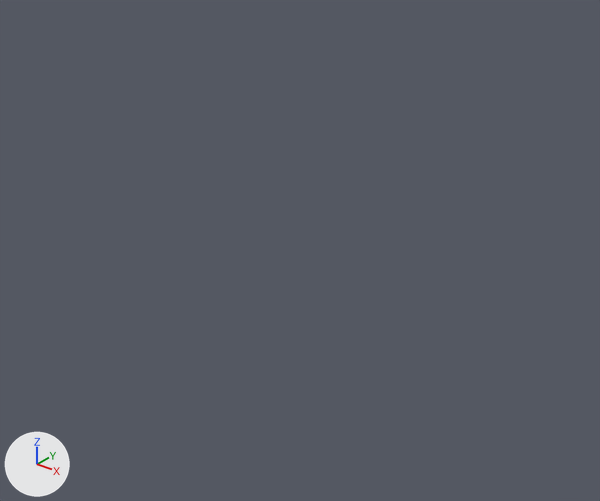
Renders of the Blender file MulettoApplicationAssets.blend from each side of a commit.
Rendered twice from a 50 mm lens placed at (1.98, -2.47, 1.89), pointed at (0.05, -0.06, 0.39). Lighting does not change. The marker at lower left points along +X, +Y and +Z.
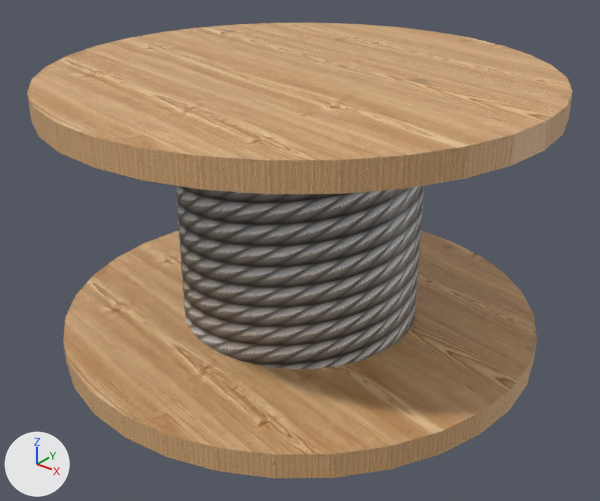
Location of each change, [x1, y1, x2, y2] in pixels of the pictures (600 x 501 px):
'Cylinder.001', recoloured, surface changed (grey to brown)
    both: [27, 23, 573, 194]
'Cylinder.002', recoloured, surface changed (grey to brown)
    both: [63, 231, 537, 478]
'Cylinder', recoloured
    both: [176, 186, 424, 369]

Diff of the bpy script that builds the scene:
```diff
--- a/MulettoApplicationAssets.blend.py
+++ b/MulettoApplicationAssets.blend.py
@@ img_wood_jpg_002 @@
+img_wood_jpg_002 = load_image('WOOD.jpg.002', 'textures/WOOD.jpg', 1024, 689, 'sRGB')
@@ img_cavi_jpg @@
+img_cavi_jpg = load_image('Cavi.jpg', 'textures/Cavi.jpg', 520, 520, 'sRGB')
@@ mat_legno @@
+mat_legno = principled_material('Legno!')
+mat_legno.texture = img_wood_jpg_002
@@ mat_cavi @@
+mat_cavi = bpy.data.materials.new('Cavi!')
+# uses the picture img_cavi_jpg
@@ me_cylinder_007 @@
 me_cylinder_007.from_pydata(...)  # 64 vertices, 34 faces; spans x -1.0..1.0, y -1.0..1.0, z -1.0..1.0
-me_cylinder_007.materials.append(mat_cavo_001)  # green #75e785
+me_cylinder_007.materials.append(mat_cavi)
@@ me_cylinder_006 @@
 me_cylinder_006.from_pydata(...)  # 64 vertices, 34 faces; spans x -1.0..1.0, y -1.0..1.0, z -1.0..1.0
 # used by ob_cylinder_001; location = (0.0, 0.0, 1.064); scale = (1.0, 1.0, 0.05)
-me_cylinder_006.materials.append(mat_legno_001)  # orange #e78f1f
+# me_cylinder_006 part 1: texture (UV) coordinates changed
+me_cylinder_006.materials.append(mat_legno)  # picture img_wood_jpg_002
@@ me_cylinder_005 @@
 me_cylinder_005.from_pydata(...)  # 64 vertices, 34 faces; spans x -1.0..1.0, y -1.0..1.0, z -1.0..1.0
 # used by ob_cylinder_002; location = (0.0, 0.0, 0.045); scale = (1.0, 1.0, 0.05)
-me_cylinder_005.materials.append(mat_legno_001)  # orange #e78f1f
+# me_cylinder_005 part 2: texture (UV) coordinates changed
+me_cylinder_005.materials.append(mat_legno)  # picture img_wood_jpg_002
```
